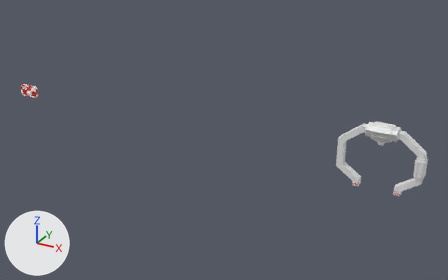
The Blender file ScifiDoorStart_AddedMainDoorFrame_TopDoorFramePiece.blend: old version first, new version second.
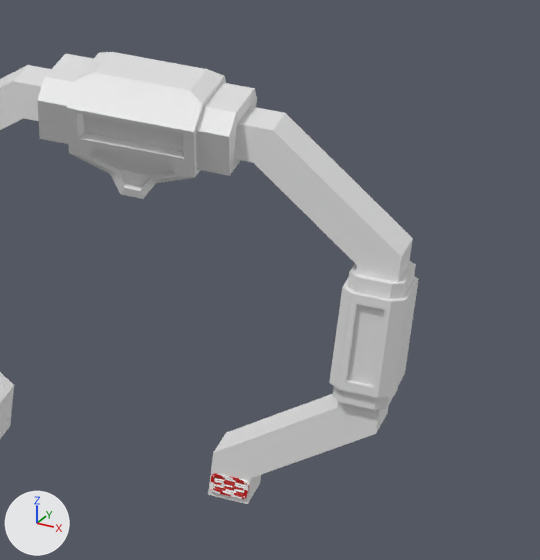
The first picture shows the older version from a 50 mm camera at (5.69, -24.06, 12.75) aimed at (-7.77, 0.42, 0.51). The close-ups show both versions on the part from 80% to 100% of the width and 40% to 73% of the height of that picture; other places that the commit changed are outside them. Arrows for +X, +Y and +Z are at lower left; the lights stay in place.

The scene before the commit, as lines of its bpy script (objects in view):
```python
me_cube = bpy.data.meshes.new('Cube')
me_cube.from_pydata(...)  # 96 vertices, 92 faces; spans x -1.51..1.51, y -1.0..1.0, z -1.26..0.77
me_cube_002 = bpy.data.meshes.new('Cube.002')
me_cube_002.from_pydata(...)  # 240 vertices, 172 faces; spans x 0.777..1.037, y -0.191..-0.167, z 0.034..0.179
me_cube_002.polygons.foreach_set('use_smooth', [True] * 172)
me_cube_002.materials.append(mat_resolution_map)  # picture img_resolution_map_png
me_plane_002 = bpy.data.meshes.new('Plane.002')
me_plane_002.from_pydata(...)  # 72 vertices, 70 faces; spans x -0.146..0.18, y -0.243..0.243, z -0.412..0.412
ob_cube = bpy.data.objects.new('Cube', me_cube)
ob_cube.location = (0.0, 0.0, 2.663)
ob_cube.scale = (0.436, 0.436, 0.436)
ob_doorframedecal = bpy.data.objects.new('DoorFrameDecal', me_plane_002)
ob_doorframedecal.location = (1.676, 0.0, 1.425)
ob_doorframedecal.scale = (1.29, 1.07, 1.14)
ob_vent_001 = bpy.data.objects.new('Vent.001', me_cube_002)
ob_vent_001.location = (0.0, 0.0, 0.0)
_m = ob_vent_001.modifiers.new('Mirror', 'MIRROR')
_m.use_axis = (True, True, False)
# also in view: 'Plane' at (0.0, 0.0, 1.4)
```
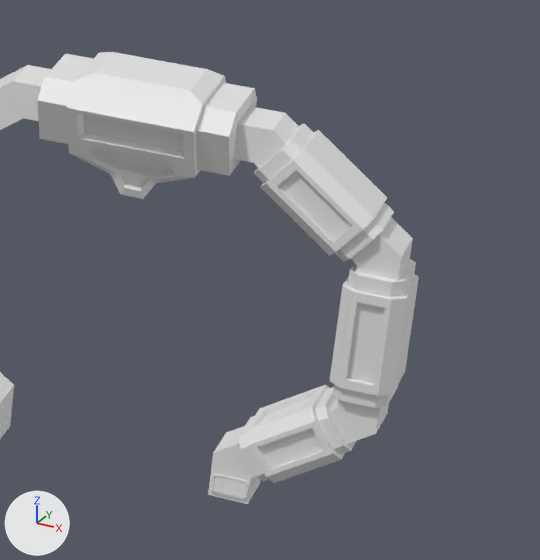
Where the newer file only moved an object's origin or applied its transform, the numbers keep the older frame.

What the commit changed:
me_cube_002 has 240 vertices, 172 faces and spans x 0.777..1.037, y -0.191..-0.167, z 0.034..0.179.
me_cube_002 no longer uses material mat_resolution_map (picture img_resolution_map_png).
Mesh me_plane_005 is new.
It has 72 vertices, 70 faces and spans x -0.189..0.232, y -0.26..0.26, z -0.472..0.472.
Object 'DoorFrameDecal.002' (ob_doorframedecal_002) is new; it shows me_plane_005.
Its location is (1.292, 0.0, 0.555).
Its rotation in degrees is (0, 55, 0).
Its scale is (1.0, 1.0, 0.715).
Object 'DoorFrameDecal.001' (ob_doorframedecal_001) is new; it shows a copy of me_plane_005.
Its location is (1.236, 0.0, 2.343).
Its rotation in degrees is (0, -52, 0).
Its scale is (1.0, 1.0, 0.892).

What differs and where, as boxes [x1, y1, x2, y2] in the close-ups (540 x 560 px):
'DoorFrameDecal.001', added
    after: [254, 123, 394, 262]
'DoorFrameDecal.002', added
    after: [238, 385, 356, 483]
'Vent.001', recoloured (red to grey)
    both: [210, 473, 249, 499]
